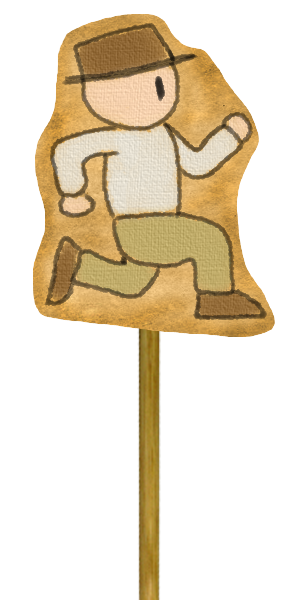
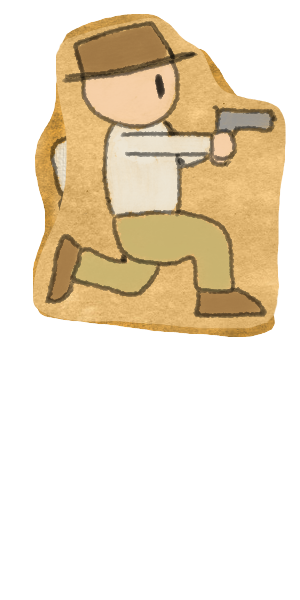
Before/after of a 300x600 layered artwork. What changed in the layer stack:
added layer "Layer 6" above "Layer 4" over [33, 18, 286, 329]
hid "Layer 2" over [137, 224, 161, 600]
